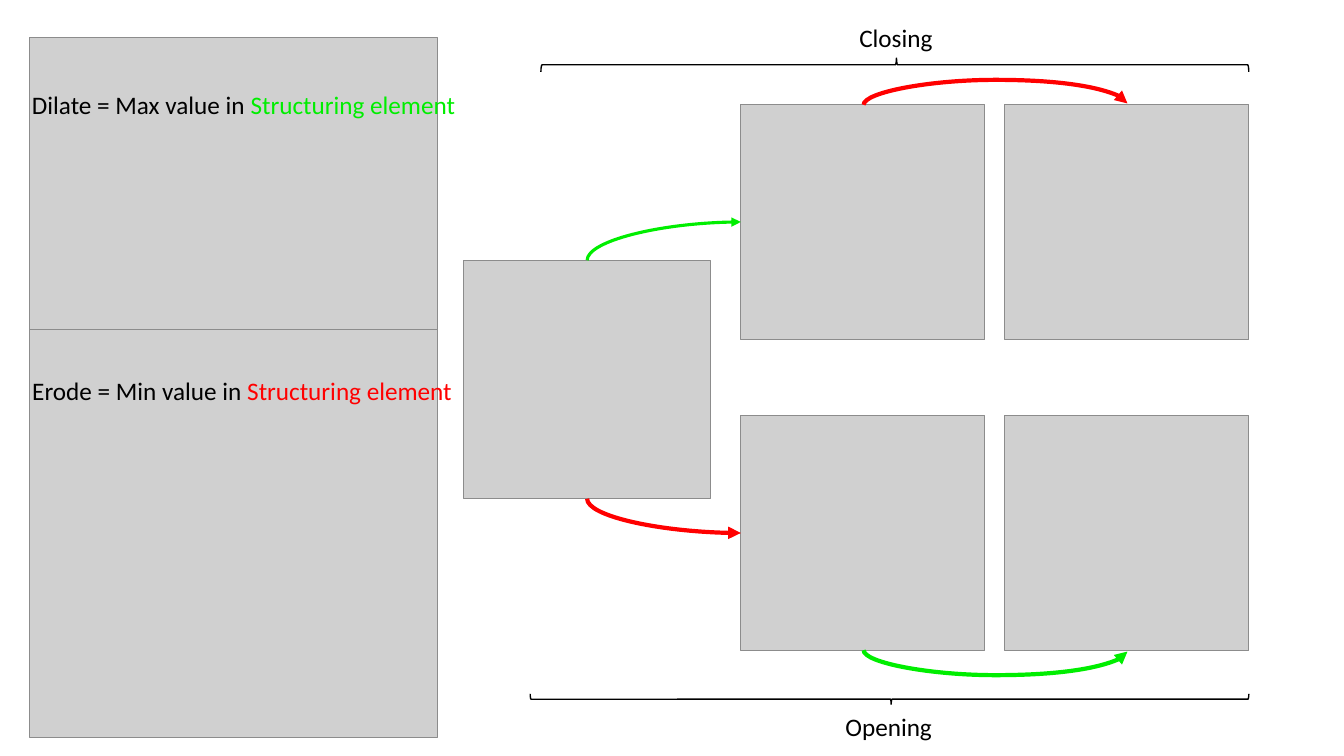
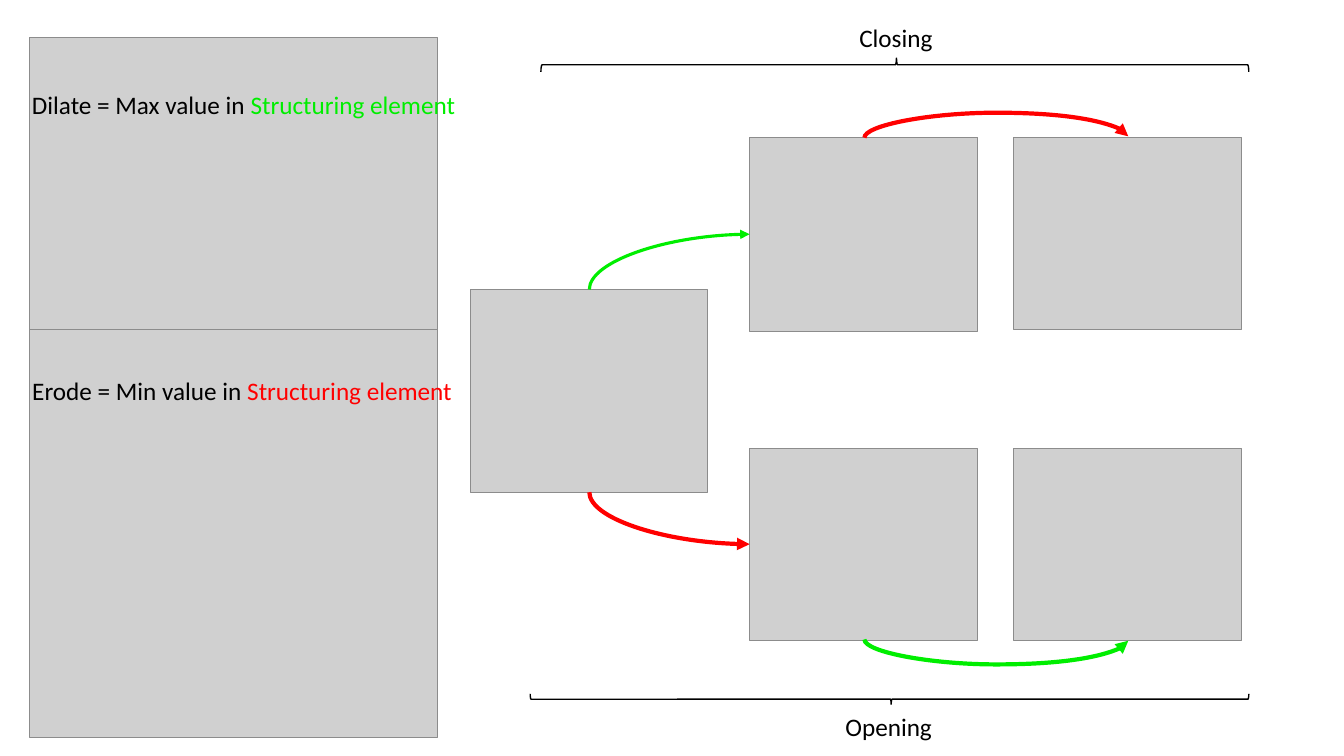
Before and after one commit to NEUBIAS/training-resources, a slide deck: slide 1 of figures/resources/filter_morphological.pptx. Drawn at 1344x756 pixels with LibreOffice and Linux fonts; fonts in the diff are those of the drawing; grey boxes stand for pictures. Boxes give left, top, right and bottom in pixels: in the first picture for what was removed or moved away, otherwise in the second. Text is boxed around its words. In the diff, an @@ line names an element or a change of style, - is before the commit and + after.

```diff
--- a/figures/resources/filter_morphological.pptx
+++ b/figures/resources/filter_morphological.pptx
@@ curved arrow moved from (864, 105) - (1128, 104) to (865, 138) - (1128, 136) @@
@@ picture: place and size @@
-picture at box(741, 104, 985, 340)
+picture at box(750, 137, 978, 332)
@@ picture: place and size @@
-picture at box(1005, 104, 1249, 340)
+picture at box(1013, 137, 1241, 330)
@@ curved arrow moved from (587, 260) - (741, 222) to (590, 289) - (750, 234) @@
@@ picture: place and size @@
-picture at box(464, 260, 711, 498)
+picture at box(471, 289, 708, 492)
@@ picture: place and size @@
-picture at box(741, 415, 985, 651)
+picture at box(750, 449, 978, 640)
@@ picture: place and size @@
-picture at box(1005, 415, 1249, 651)
+picture at box(1013, 449, 1241, 640)
@@ curved arrow moved from (587, 499) - (741, 533) to (590, 492) - (750, 544) @@
@@ curved arrow moved from (864, 650) - (1128, 651) to (865, 639) - (1128, 641) @@
```
Also in this commit, not shown: 1 other file.
